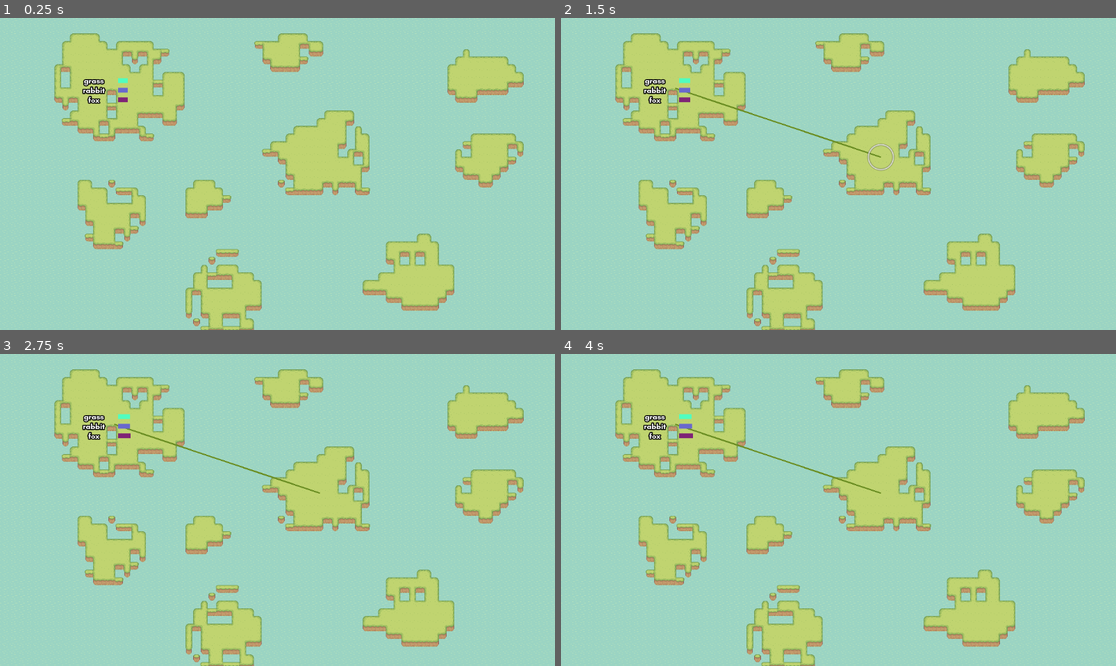
Above: before the commit, frames 1-4 (two rows, left to right).
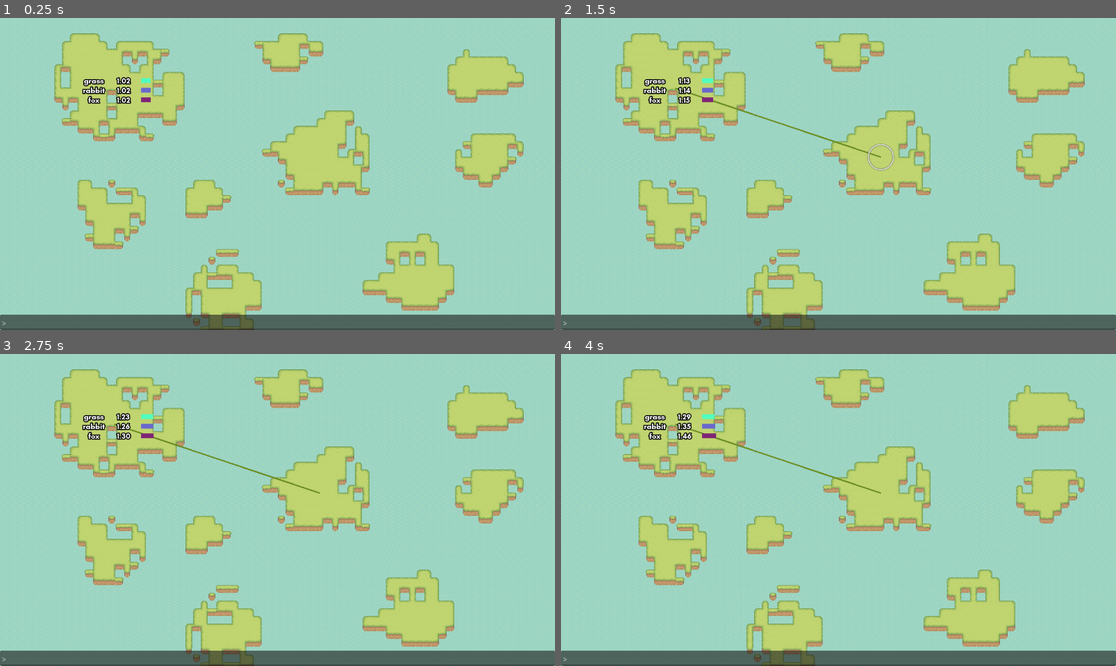
Above: after the commit, the same moments.

Repository: quimnuss/eco
Game: Godot game, scene res://scenes/world.tscn
Same seed, same stepped clock (60 frames per second), same inputs: the game is played once before the commit and once after it.
Inputs (mouse positions are in pixels of both pictures, inside the frame that each line leads up to):
- Up to frame 1 (0.25 s): no input
- Up to frame 2 (1.5 s): move the mouse to (677, 89) at 0.52 s; hold Up (ui_up) 0.53-1.28 s; click (677, 89) at 0.67 s; move the mouse to (882, 158) at 1.27 s; hold Down (ui_down) from 1.28 s (still down); click (882, 158) at 1.42 s
- Up to frame 3 (2.75 s): tap Enter at 2 s; move the mouse to (333, 441) at 2.02 s; release Down (ui_down) at 2.03 s; hold Up (ui_up) from 2.03 s (still down)
- Up to frame 4 (4 s): tap Space at 2.75 s; move the mouse to (810, 572) at 2.77 s; click (810, 572) at 2.92 s; move the mouse to (1005, 556) at 3.52 s; release Up (ui_up) at 3.53 s; hold Down (ui_down) from 3.53 s (still down)

The runs differ from the first frame. In frame 1, 5.2% of the frame differs, in the area x 0-100%, y 18-100%; in frame 2, 5.2%; in frame 3, 5.2%; in frame 4, 5.2%.

Commit message:
new: cli to change species parameters

Diff:
--- a/actors/glv.gd
+++ b/actors/glv.gd
@@ -68,3 +68,8 @@
     print('\n%d' % [tick_count])
     for si in range(num_species):
         print("%s %f" % [species_names[si], densities[si]])
+
+func modify_species(index : int, new_mutuality : Array, new_growth : float):
+    for i in range(num_species):
+        mutuality[index*num_species + i] = new_mutuality[i]
+    growth[index] = new_growth
--- a/actors/species.gd
+++ b/actors/species.gd
@@ -3,6 +3,7 @@
 
 @onready var line_2d : Line2D = $Line2D
 @onready var label = $Label
+@onready var density_label = $DensityLabel
 
 @export var unitary_bar_size : Vector2 = Vector2(20, 0)
 
@@ -16,3 +17,4 @@
 
 func update_density(density : float):
     line_2d.set_point_position(1, unitary_bar_size * density)
+    density_label.set_text("%0.2f" % density)
--- a/actors/species.tscn
+++ b/actors/species.tscn
@@ -6,7 +6,7 @@
 script = ExtResource("1_1tdx4")
 
 [node name="Line2D" type="Line2D" parent="."]
-position = Vector2(88, 0)
+position = Vector2(136, 0)
 points = PackedVector2Array(0, 0, 100, 0)
 
 [node name="Label" type="Label" parent="."]
@@ -23,3 +23,19 @@
 text = "fox"
 horizontal_alignment = 1
 vertical_alignment = 1
+
+[node name="DensityLabel" type="Label" parent="."]
+anchors_preset = 4
+anchor_top = 0.5
+anchor_bottom = 0.5
+offset_left = 80.0
+offset_top = -11.0
+offset_right = 120.0
+offset_bottom = 12.0
+grow_vertical = 2
+theme_override_colors/font_outline_color = Color(0, 0, 0, 1)
+theme_override_constants/outline_size = 8
+theme_override_font_sizes/font_size = 0
+text = "1.00"
+horizontal_alignment = 1
+vertical_alignment = 1
--- a/data/3_sample_0.tres
+++ b/data/3_sample_0.tres
@@ -1,4 +1,4 @@
-[gd_resource type="Resource" script_class="GLVSample" load_steps=2 format=3]
+[gd_resource type="Resource" script_class="GLVSample" load_steps=2 format=3 uid="uid://c6wxiaa4sjc0n"]
 
 [ext_resource type="Script" path="res://actors/glv_sample.gd" id="1_12wmr"]
 
--- /dev/null
+++ b/scenes/world.gd
@@ -0,0 +1,7 @@
+extends Node2D
+
+@onready var cli = $Cli
+
+func _ready():
+    for island : Island in get_tree().get_nodes_in_group('islands'):
+        cli.change_species.connect(island._on_change_species)
--- a/scenes/world.tscn
+++ b/scenes/world.tscn
@@ -1,13 +1,15 @@
-[gd_scene load_steps=16 format=3 uid="uid://dr5xf8vqbbqk"]
+[gd_scene load_steps=18 format=3 uid="uid://dr5xf8vqbbqk"]
 
 [ext_resource type="Texture2D" uid="uid://da530ehdtr15u" path="res://assets/hills.png" id="1_38j68"]
+[ext_resource type="Script" path="res://scenes/world.gd" id="1_ikrqe"]
 [ext_resource type="Script" path="res://actors/glv_sample_creator.gd" id="2_3v2uy"]
 [ext_resource type="Texture2D" uid="uid://cvcv7cq4dejb7" path="res://assets/water.png" id="2_fmfro"]
 [ext_resource type="Script" path="res://actors/glv_sample.gd" id="3_dooye"]
-[ext_resource type="Resource" uid="uid://djl0w0qimmyme" path="res://data/3_sample_0.tres" id="8_iaokd"]
+[ext_resource type="Resource" uid="uid://c6wxiaa4sjc0n" path="res://data/3_sample_0.tres" id="8_iaokd"]
 [ext_resource type="Script" path="res://actors/line_manager.gd" id="9_i1dus"]
 [ext_resource type="Script" path="res://scripts/global_input_handler.gd" id="10_vxdro"]
 [ext_resource type="Resource" uid="uid://cablv1ftn3kpc" path="res://data/0_sample_0.tres" id="11_ci86w"]
+[ext_resource type="PackedScene" uid="uid://cfta4rowx2s76" path="res://ui/cli.tscn" id="11_obbtr"]
 [ext_resource type="PackedScene" uid="uid://bu1g3ij4mtfhj" path="res://actors/island.tscn" id="11_q8qja"]
 
 [sub_resource type="TileSetAtlasSource" id="TileSetAtlasSource_lr0ww"]
@@ -454,6 +456,7 @@
 size = Vector2(184, 162)
 
 [node name="World" type="Node2D"]
+script = ExtResource("1_ikrqe")
 
 [node name="TileMap" type="TileMap" parent="."]
 tile_set = SubResource("TileSet_mypdu")
@@ -472,21 +475,23 @@
 [node name="GlobalInputHandler" type="Node" parent="."]
 script = ExtResource("10_vxdro")
 
-[node name="Island1" parent="." instance=ExtResource("11_q8qja")]
+[node name="Island0" parent="." instance=ExtResource("11_q8qja")]
 position = Vector2(237, 146)
 island_id = 0
 glv_sample = ExtResource("8_iaokd")
 
-[node name="CollisionShape2D" type="CollisionShape2D" parent="Island1"]
+[node name="CollisionShape2D" type="CollisionShape2D" parent="Island0"]
 shape = SubResource("RectangleShape2D_1uqfq")
 
-[node name="Island2" parent="." instance=ExtResource("11_q8qja")]
+[node name="Island1" parent="." instance=ExtResource("11_q8qja")]
 position = Vector2(664, 289)
 island_id = 1
 glv_sample = ExtResource("11_ci86w")
 
-[node name="CollisionShape2D" type="CollisionShape2D" parent="Island2"]
+[node name="CollisionShape2D" type="CollisionShape2D" parent="Island1"]
 shape = SubResource("RectangleShape2D_ye1po")
 
+[node name="Cli" parent="." instance=ExtResource("11_obbtr")]
+
+[connection signal="island_clicked" from="Island0" to="LineManager" method="_on_island_clicked"]
 [connection signal="island_clicked" from="Island1" to="LineManager" method="_on_island_clicked"]
-[connection signal="island_clicked" from="Island2" to="LineManager" method="_on_island_clicked"]
--- a/scripts/migration_pickable.gd
+++ b/scripts/migration_pickable.gd
@@ -1,4 +1,5 @@
 extends Area2D
+class_name Island
 
 @export var island_id : int = -1
 @export var glv_sample : GLVSample
@@ -30,3 +31,11 @@
 
 func _on_mouse_exited():
     highlight.visible = false
+
+
+func _on_change_species(island : int, species_name : String, growth : float, mutuality : Array):
+    if island_id == island:
+        prints('Changing species', species_name, 'on island', island_id)
+        var species_index : int = glv.species_names.find(species_name)
+        if species_index != -1:
+            glv.modify_species(species_index, mutuality, growth)
--- /dev/null
+++ b/ui/cli.gd
@@ -0,0 +1,56 @@
+extends CanvasLayer
+
+var history : Array[String]
+
+var history_index : int = 0
+
+@onready var cli_edit = $CenterContainer/CliEdit
+
+signal change_species(island : int, species_name : String, growth : float, mutuality : Array[float])
+
+# Called when the node enters the scene tree for the first time.
+func _ready():
+    cli_edit.text_submitted.connect(process_command)
+
+func _input(event):
+    if history.is_empty():
+        return
+
+    if event.is_action_pressed('ui_up'):
+        history_index += 1
+    elif event.is_action_pressed('ui_down'):
+        history_index -= 1
+    elif event.is_action_pressed('ui_cancel'):
+        history_index = -1
+        cli_edit.clear()
+        return
+
+    if event.is_action_pressed('ui_up') or event.is_action_pressed('ui_down'):
+        if history_index <= -1:
+            history_index = -1
+            cli_edit.clear()
+        else:
+            history_index = clamp(history_index,0,len(history)-1)
+            cli_edit.set_text(history[history_index])
+
+
+func process_command(new_text : String):
+    history_index = -1
+    history.append(new_text)
+    print(new_text)
+    cli_edit.clear()
+
+    var tokens : PackedStringArray = new_text.split(' ', false)
+    if not tokens:
+        return
+    match tokens[0]:
+        'mod':
+            if len(tokens) > 4: # add <name> <growth> <mutuality : Array>
+                var species_name : String = tokens[1]
+                var growth : float = float(tokens[2])
+                var mutuality : Array = Array(tokens.slice(3)).map(to_float)
+                var island : int = 0
+                change_species.emit(island, species_name, growth, mutuality)
+
+func to_float(text : String):
+    return float(text)
--- /dev/null
+++ b/ui/cli.tscn
@@ -0,0 +1,22 @@
+[gd_scene load_steps=2 format=3 uid="uid://cfta4rowx2s76"]
+
+[ext_resource type="Script" path="res://ui/cli.gd" id="1_ymhu5"]
+
+[node name="Cli" type="CanvasLayer"]
+script = ExtResource("1_ymhu5")
+
+[node name="CenterContainer" type="HBoxContainer" parent="."]
+anchors_preset = 12
+anchor_top = 1.0
+anchor_right = 1.0
+anchor_bottom = 1.0
+offset_top = -32.0
+grow_horizontal = 2
+grow_vertical = 0
+alignment = 1
+
+[node name="CliEdit" type="LineEdit" parent="CenterContainer"]
+layout_mode = 2
+size_flags_horizontal = 3
+placeholder_text = "> "
+caret_blink = true
